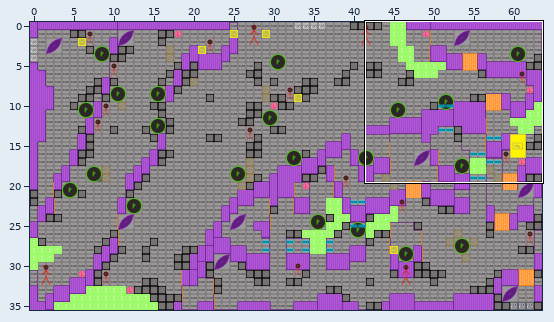
Tiled map (JSON), stored at assets/data/hive_DESI_Level3-Greyboxing_2024-06-17.tmj. Above: a wide view before the commit, with the close-up outlined.
Close-up. Before the edit:
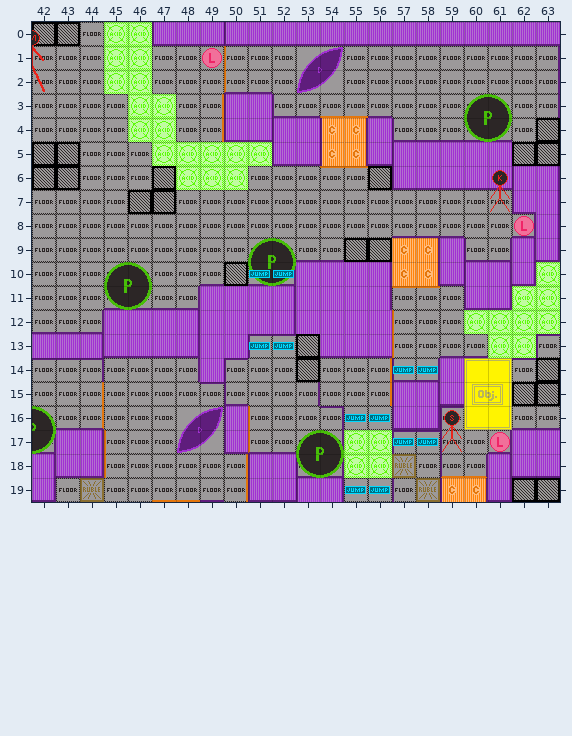
Cells are 24x24 px. Shown: x 42..63, y 0..19. The commit also changed other parts of the map, which this record leaves out.
And afterwards:
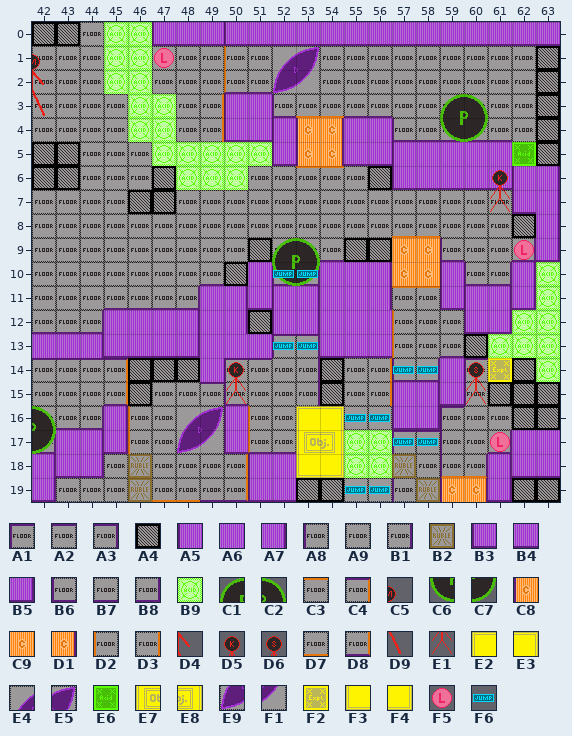
Key: from "hive_DESI_GreyboxingTileset_23": A1 4, A2 5, A3 6, A4 7, A5 10, A6 11, A7 12, A8 14, A9 15, B1 16, B2 17, B3 20, B4 21, B5 22, B6 24, B7 25, B8 26, B9 27, C1 28, C2 29, C3 34, C4 35, C5 37, C6 38, C7 39, C8 40, C9 41, D1 42, D2 43, D3 45, D4 47, D5 48, D6 49, D7 54, D8 55, D9 57, E1 58, E2 63, E3 64, E4 65, E5 66, E6 67, E7 73, E8 74, E9 75, F1 76, F2 77, F3 83, F4 84, F5 85, F6 86.
__ is an empty cell, ## one hidden under a higher layer.
Tiles replaced or removed in this view: A1, A2, A4, A5, A6, A7, A9, B1, B2, B3, B4, B5, B6, B7, B8, B9, C1, C2, C3, C5, C6, C7, C8, D1, D2, D3, D4, D6, D7, D8, D9, E1, E2, E3, E4, E5, E7, E8, E9, F1, F3, F4, F5, F6.
What changed:
Changed rows in their new state; .. is an unchanged cell.
Layer "Non-Interactables 1":
first column x 54:
14 A4
15 A4
Layer "Background 2":
first column x 45:
 9 .. .. .. .. .. .. .. .. .. .. .. .. .. .. __ .. .. __
10 .. .. .. .. .. .. .. .. .. .. .. .. .. .. A5 __ __ A7
11 .. .. .. .. .. .. .. .. .. .. .. .. .. .. B3 A5 A7 B5
12 .. .. .. .. .. .. ## .. .. .. .. .. .. .. .. B3 B5 ..
13 .. .. .. .. .. .. A6 .. .. .. .. .. .. .. .. .. .. ..
16 A7 .. .. .. .. .. .. .. .. .. .. .. .. .. .. .. .. ..
17 B5 .. .. .. .. .. .. .. .. .. .. .. .. .. .. .. .. ..
18 A9 .. .. .. .. .. .. .. .. .. .. .. .. .. .. .. .. ..
Layer "Non-Interactables 2":
first column x 46:
12 .. .. .. .. .. A4 .. .. .. .. .. .. .. .. ..
13 .. .. .. .. .. .. .. .. .. .. .. .. .. .. A4
14 A4 A4 A4 .. .. .. .. .. .. .. .. .. .. .. ..
15 A4 .. .. .. .. .. .. .. .. .. .. .. .. .. ..
Layer "Interactables 2":
first column x 44:
10 .. .. .. .. .. .. .. .. .. .. .. .. .. .. C9 .. .. .. .. ..
11 .. .. .. .. .. .. .. .. .. .. .. .. .. .. .. .. .. .. __ ..
12 .. .. .. .. .. .. .. .. .. .. .. .. .. .. .. .. __ __ .. ..
13 .. .. .. .. .. .. .. .. .. .. .. .. .. .. .. .. .. .. .. B9
14 .. .. .. .. .. .. .. .. .. .. .. .. .. .. .. .. .. .. .. B9
16 .. .. D2 .. .. .. .. .. .. .. .. .. .. .. .. .. .. .. .. ..
17 .. __ D2 .. .. .. .. .. .. .. .. .. .. .. .. .. .. .. .. ..
18 .. __ B2 .. .. .. .. .. .. .. .. .. .. .. .. .. .. .. .. ..
19 __ .. B2 .. .. .. D8 .. .. .. .. .. .. .. .. .. .. .. .. ..
Layer "Background 3":
first column x 50:
 4 .. .. .. .. .. A6 .. .. .. .. .. .. .. ..
 5 .. .. .. .. .. B4 .. .. .. .. .. .. .. ..
 6 .. .. .. .. .. A9 .. .. .. .. .. .. .. ..
 8 .. .. .. .. .. .. .. .. .. A9 .. .. ## ..
 9 .. ## .. .. .. .. .. .. .. B6 A9 A9 B8 ..
10 .. A6 B6 B8 .. .. .. .. .. .. B6 B8 .. ..
11 A7 B4 A5 A7 .. .. .. .. .. .. .. .. .. ..
12 A7 .. A5 A7 .. .. .. .. .. .. .. .. .. ..
13 .. __ A1 A3 .. .. .. .. .. .. .. .. .. __
14 .. A2 .. B1 .. .. .. .. .. .. A1 .. ## __
15 .. .. .. .. .. .. .. .. .. .. A8 .. .. ..
16 .. .. .. .. .. .. .. .. .. .. A9 A9 .. ..
18 .. .. .. ## ## .. .. .. .. .. .. .. .. ..
Layer "Non-Interactables 3":
first column x 44:
 8 .. .. .. .. .. .. .. .. .. .. .. .. .. .. .. .. .. .. A4 ..
 9 .. .. .. .. .. .. .. A4 .. .. .. .. .. .. .. .. .. .. .. ..
10 .. .. .. .. .. .. .. __ __ .. .. .. .. .. .. .. .. .. .. ..
13 .. .. .. .. .. .. .. .. .. __ .. .. .. .. .. .. .. .. .. ..
14 A2 .. .. .. .. .. .. .. .. __ .. .. .. .. .. .. .. .. A4 __
15 A9 .. .. .. .. .. .. .. .. .. .. .. .. .. .. .. .. A4 .. ..
16 B8 .. .. .. .. .. .. .. .. .. .. .. .. .. .. .. .. .. A4 A4
19 .. .. .. .. .. .. .. .. .. A4 A4 .. .. .. .. .. .. .. .. ..
Layer "Interactables 3":
first column x 42:
 0 __ .. .. .. .. .. .. .. .. .. .. .. .. .. .. .. .. .. .. .. ..
 1 C5 .. .. .. .. F5 .. __ .. .. .. .. .. .. .. .. .. .. .. .. ..
 2 D4 .. .. .. .. .. .. .. .. .. .. .. .. .. .. .. .. .. .. .. ..
 3 D9 .. .. .. .. .. .. .. .. .. .. .. .. .. .. .. .. .. .. .. ..
 5 .. .. .. .. .. .. .. .. .. .. .. C8 D1 __ .. .. .. .. .. .. ..
 6 .. .. .. .. .. .. .. .. .. .. .. C3 .. .. .. .. .. .. .. .. ..
 8 .. .. .. .. .. .. .. .. .. .. .. .. .. .. .. D7 D7 .. .. .. __
 9 .. .. .. .. .. .. .. .. .. __ C1 C2 .. .. .. .. C9 .. .. .. F5
10 .. .. .. __ __ .. .. .. .. __ C6 C7 .. .. .. .. .. .. .. .. ..
11 .. .. .. __ __ .. .. .. .. .. .. .. .. .. .. .. .. .. .. .. ..
14 .. .. .. C4 .. .. .. .. D5 .. .. .. .. .. .. .. .. .. D6 F2 ..
15 .. .. __ D8 .. .. .. .. E1 .. .. .. .. .. .. .. .. .. E1 __ ..
16 .. .. __ .. .. .. .. .. .. .. .. E2 E3 .. .. .. .. __ __ __ ..
17 .. .. .. .. .. .. .. .. .. .. .. E7 E8 .. .. .. .. __ .. .. ..
18 .. .. .. .. .. .. .. .. .. .. .. F3 F4 .. .. .. .. .. .. .. ..
Layer "Invisibles 3":
first column x 51:
10 __ .. F6
13 __ .. F6
Layer "Background 4":
first column x 54:
 1 A9 .. .. .. .. .. .. .. .. ##
 2 A9 .. .. .. .. .. .. .. .. ##
 3 .. .. .. .. .. .. .. .. .. ##
Layer "Non-Interactables 4":
first column x 62:
 1 .. A4
 2 .. A4
 3 .. A4
 5 __ ..
Layer "Interactables 4":
first column x 52:
 1 E4 E5 __ .. .. .. .. .. .. .. ..
 2 E9 F1 __ .. .. .. .. .. .. .. ..
 3 .. D7 .. __ .. .. .. C1 C2 __ ..
 4 .. C8 D1 __ .. .. .. C6 C7 __ ..
 5 .. .. .. .. .. .. .. .. .. .. E6
 6 .. .. .. __ .. .. .. .. .. .. ..
